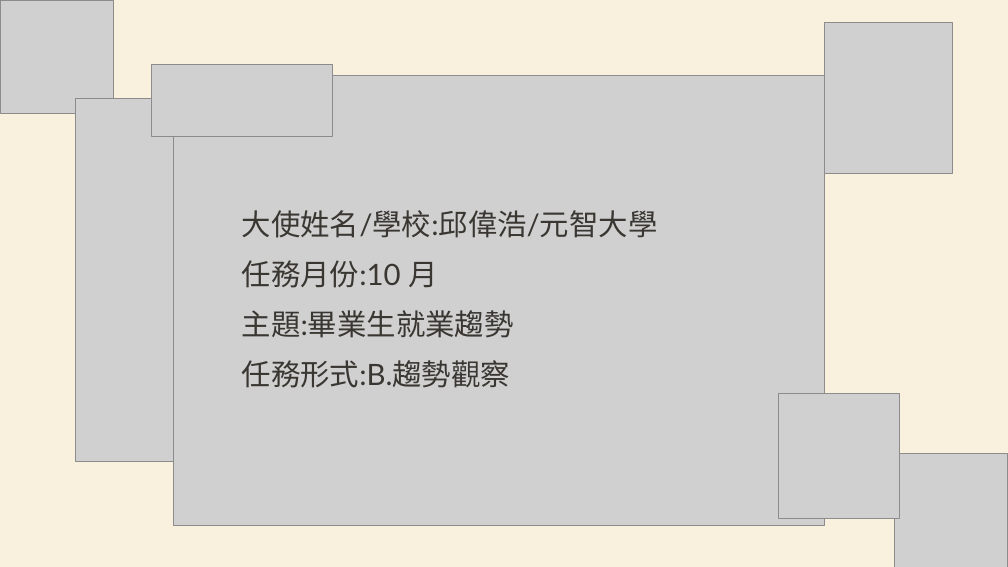
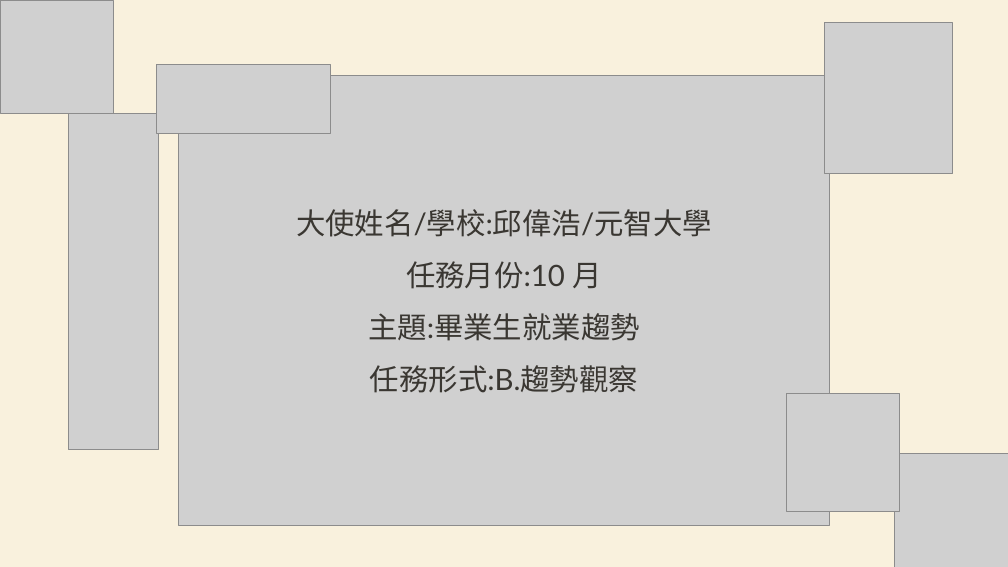
Before and after one commit to tobychien/project-hub, a slide deck: slide 2 of deliverables/邱偉浩-元智大學-10月B.pptx. Drawn at 1008x567 pixels with LibreOffice and Linux fonts; fonts in the diff are those of the drawing; grey boxes stand for pictures. Boxes give left, top, right and bottom in pixels: in the first picture for what was removed or moved away, otherwise in the second. Text is boxed around its words. In the diff, an @@ line names an element or a change of style, - is before the commit and + after.

```diff
--- a/deliverables/邱偉浩-元智大學-10月B.pptx
+++ b/deliverables/邱偉浩-元智大學-10月B.pptx
@@ picture: place and size @@
-picture at (151, 64, 333, 136)
+picture at (157, 64, 330, 133)
@@ picture: place and size @@
-picture at (174, 76, 824, 526)
+picture at (179, 76, 830, 526)
@@ text "大使姓名/學校:邱偉浩/元智大學": place and size @@
-text "大使姓名/學校:邱偉浩/元智大學" at (242, 210, 658, 388)
+text "大使姓名/學校:邱偉浩/元智大學" at (296, 209, 712, 393)
@@ text "大使姓名/學校:邱偉浩/元智大學" at (296, 209, 712, 393): alignment left to centre; more space between paragraphs @@
@@ picture: place and size @@
-picture at (76, 98, 174, 461)
+picture at (68, 113, 159, 450)
@@ picture: place and size @@
-picture at (779, 393, 900, 519)
+picture at (786, 393, 900, 511)
```
Also in this commit, not shown: 7 other slides changed, 1 slide added, 1 slide removed, 1 other file.
